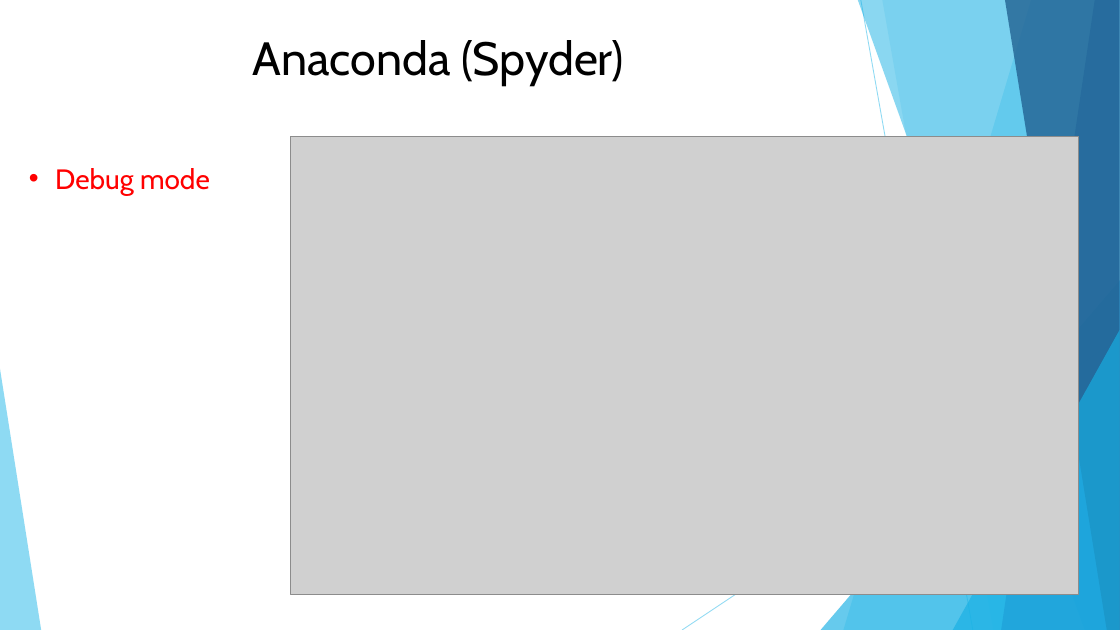
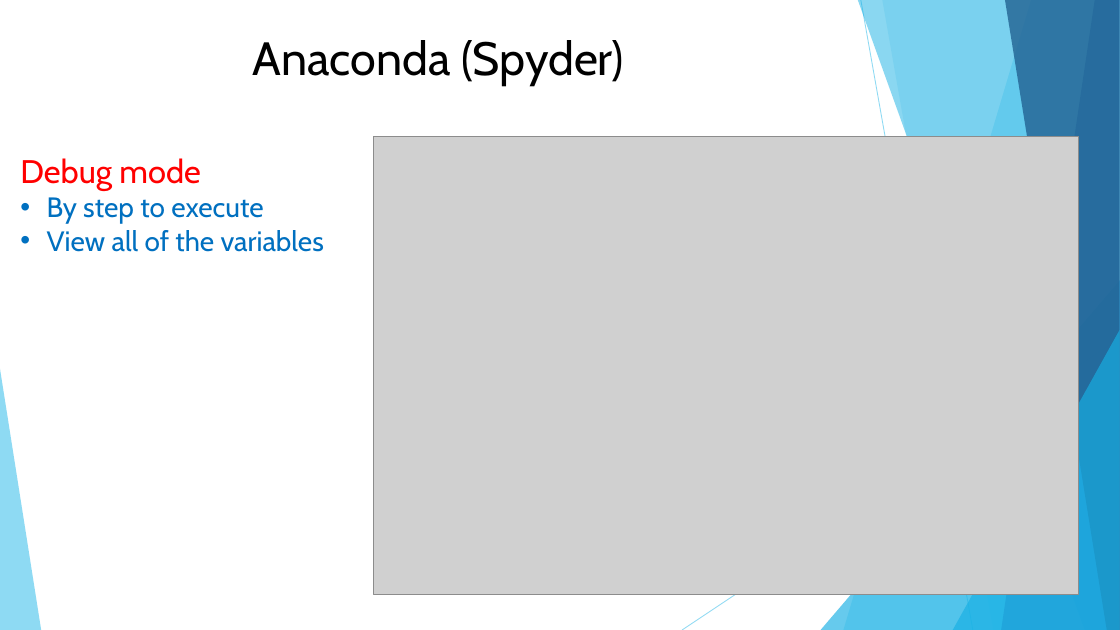
Before and after one commit to DavidChu0424/PythonIntroduction, a slide deck: slide 9 of Python Introduction.pptx. Drawn at 1120x630 pixels with LibreOffice and Linux fonts; fonts in the diff are those of the drawing; grey boxes stand for pictures. Boxes give left, top, right and bottom in pixels: in the first picture for what was removed or moved away, otherwise in the second. Text is boxed around its words. In the diff, an @@ line names an element or a change of style, - is before the commit and + after.

```diff
--- a/Python Introduction.pptx
+++ b/Python Introduction.pptx
@@ picture resized from (x1=291, y1=136, x2=1079, y2=594) to (x1=373, y1=136, x2=1079, y2=594) @@
@@ text added at (x1=20, y1=158, x2=324, y2=252), 24 pt, text #0070C0 @@
+Debug mode
+• By step to execute
+• View all of the variables
@@ text removed at (x1=55, y1=168, x2=210, y2=195) @@
-• Debug mode
```
Also in this commit, not shown: 67 other slides changed.
